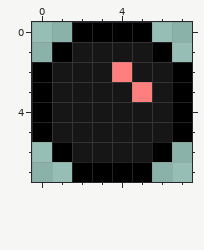
Edited in one commit: pixel-art sprite (res/particles/cannonballEnemy.png). Above: the version before the commit.
The file is 8x8 pixels. Colours within 5 levels of each other are drawn and written as one.
The same view after the edit:
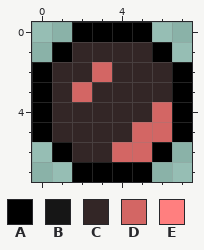
Palette (. is transparent): A #000000  B #161616  C #332626  D #d36664  E #ff7f7f
Edits made:
Changed rows in their new state; - is an unchanged pixel.
first column x 1:
1 -CCCC-
2 CCDCCC
3 CDCCCC
4 CCCCCD
5 CCCCDD
6 -CCDD-
Pixel boxes of the changes (left, top, right, bottom) in both pictures:
changed: (52, 42, 172, 162)
